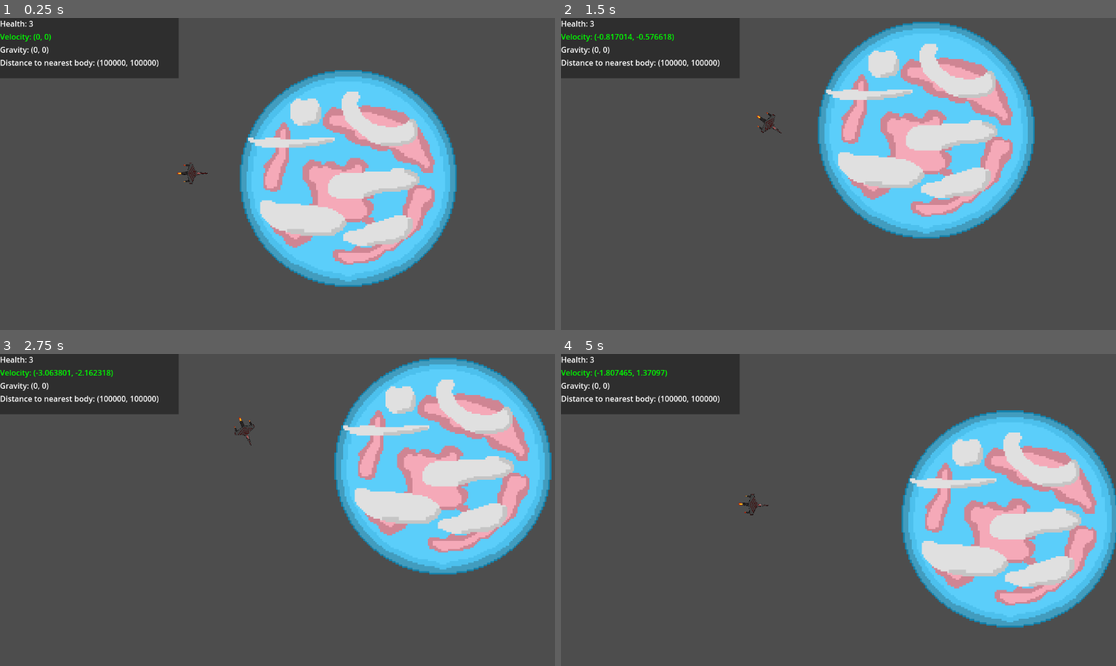
Above: before the commit, frames 1-4 (two rows, left to right).
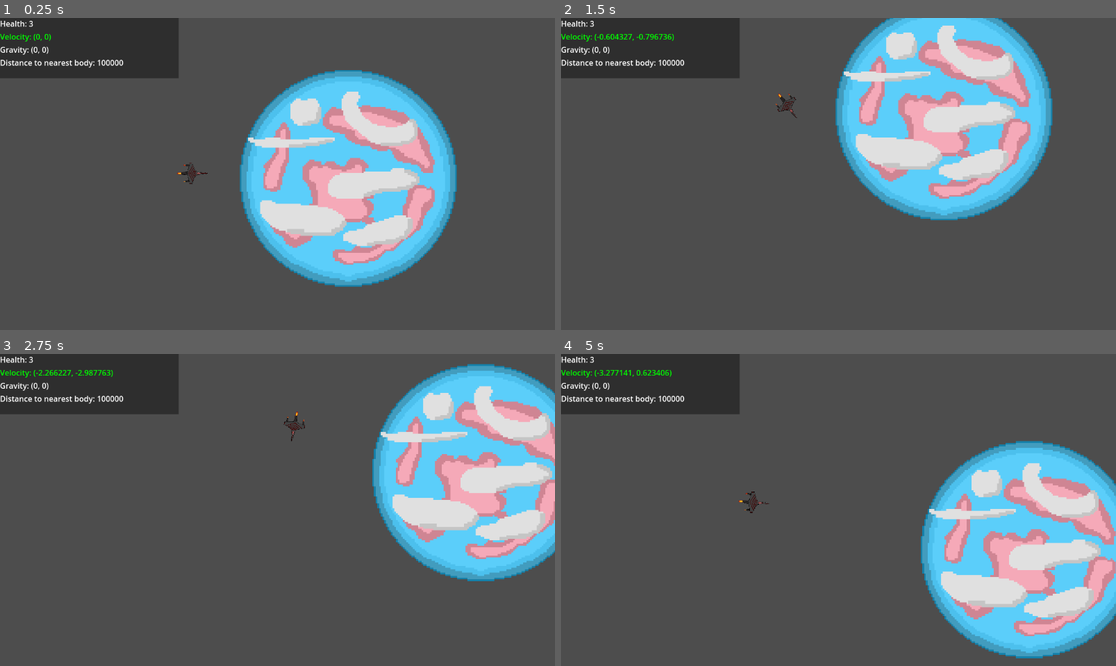
Above: after the commit, the same moments.

Repository: Lambda-Nabla/orbit-newton
Game: Godot game, scene res://scenes/player.tscn
The game is run twice, just before and just after one commit, with the same random seed, the same clock (stepped at 60 frames per second) and the same inputs.
Inputs (mouse positions are in pixels of both pictures, inside the frame that each line leads up to):
- Up to frame 1 (0.25 s): no input
- Up to frame 2 (1.5 s): tap Enter at 0.5 s; move the mouse to (960, 158) at 0.52 s; hold D (right) 0.53-1.28 s; click (960, 158) at 0.67 s; move the mouse to (727, 189) at 1.27 s; hold S (down) from 1.28 s (still down)
- Up to frame 3 (2.75 s): move the mouse to (333, 441) at 2.02 s; release S (down) at 2.03 s; hold D (right) from 2.03 s (still down)
- Up to frame 4 (5 s): move the mouse to (810, 572) at 2.77 s; release D (right) at 2.78 s; hold W (up) 2.78-3.53 s; click (810, 572) at 2.92 s; move the mouse to (1005, 556) at 3.52 s; hold A (left) from 3.53 s (still down); move the mouse to (672, 463) at 4.27 s

The runs differ from the first frame. In frame 1, 0.2% of the frame differs, in the area x 17-29%, y 13-16%; in frame 2, 21%; in frame 3, 20%; in frame 4, 22%, in the area x 6-100%, y 5-98%.

Commit message:
player distance formula nearest

Diff:
--- a/scenes/pressureminigame.tscn
+++ b/scenes/pressureminigame.tscn
@@ -1,6 +1,7 @@
-[gd_scene load_steps=4 format=3 uid="uid://dgkk0sh20sk3x"]
+[gd_scene load_steps=5 format=3 uid="uid://dgkk0sh20sk3x"]
 
-[ext_resource type="Script" path="res://scenes/pump.gd" id="1_l5ovf"]
+[ext_resource type="Script" path="res://scripts/pump.gd" id="1_l5ovf"]
+[ext_resource type="Texture2D" uid="uid://bcgujxecj5pgg" path="res://textures/pixil-frame-0.png" id="2_88pxl"]
 
 [sub_resource type="RectangleShape2D" id="RectangleShape2D_e1eyx"]
 size = Vector2(18.0198, 20)
@@ -16,7 +17,6 @@
 script = ExtResource("1_l5ovf")
 
 [node name="CollisionShape2D" type="CollisionShape2D" parent="pump"]
-scale = Vector2(1, 1)
 shape = SubResource("RectangleShape2D_e1eyx")
 
 [node name="handle" type="Sprite2D" parent="pump"]
@@ -26,3 +26,13 @@
 position = Vector2(0, 60)
 scale = Vector2(0.1, 5)
 texture = SubResource("PlaceholderTexture2D_xhctg")
+
+[node name="Pixil-frame-0" type="Sprite2D" parent="."]
+z_index = -1
+position = Vector2(499, 300)
+texture = ExtResource("2_88pxl")
+
+[node name="Camera2D" type="Camera2D" parent="."]
+position = Vector2(499, 284)
+scale = Vector2(1, -0.076)
+zoom = Vector2(1.155, 1.155)
--- a/scenes/wires_minigame.tscn
+++ b/scenes/wires_minigame.tscn
@@ -1,41 +1,72 @@
-[gd_scene load_steps=4 format=3 uid="uid://jmkfwhfgssgj"]
+[gd_scene load_steps=6 format=3 uid="uid://jmkfwhfgssgj"]
 
 [ext_resource type="Script" path="res://scripts/Wires.gd" id="1_eyc0o"]
 [ext_resource type="PackedScene" uid="uid://boh88wsgrof5b" path="res://scenes/inputs.tscn" id="2_yfhn5"]
 [ext_resource type="PackedScene" uid="uid://d1ehfalj8ney2" path="res://scenes/outputs.tscn" id="3_0ly4k"]
+[ext_resource type="Texture2D" uid="uid://bcgujxecj5pgg" path="res://textures/pixil-frame-0.png" id="4_f8e3r"]
+[ext_resource type="Texture2D" uid="uid://1aqa6ya0mfkm" path="res://textures/pixil-frame-0(3).png" id="5_dd8wn"]
 
 [node name="Wires Minigame" type="Node2D"]
 script = ExtResource("1_eyc0o")
 
 [node name="Inputs" parent="." instance=ExtResource("2_yfhn5")]
-position = Vector2(644, 87)
+position = Vector2(809, 111)
 
 [node name="Inputs2" parent="." instance=ExtResource("2_yfhn5")]
-position = Vector2(276, 84)
+position = Vector2(455, 111)
 color = 1
 
 [node name="Inputs3" parent="." instance=ExtResource("2_yfhn5")]
-position = Vector2(121, 89)
+position = Vector2(550, 111)
 color = 2
 
 [node name="Inputs4" parent="." instance=ExtResource("2_yfhn5")]
-position = Vector2(505, 84)
+position = Vector2(694, 111)
 color = 3
 
 [node name="Outputs" parent="." instance=ExtResource("3_0ly4k")]
-position = Vector2(171, 353)
+position = Vector2(455, 465)
 
 [node name="Outputs2" parent="." instance=ExtResource("3_0ly4k")]
-position = Vector2(256, 351)
+position = Vector2(572, 465)
 index = 1
 color = 1
 
 [node name="Outputs3" parent="." instance=ExtResource("3_0ly4k")]
-position = Vector2(343, 353)
+position = Vector2(691, 465)
 index = 2
 color = 2
 
 [node name="Outputs4" parent="." instance=ExtResource("3_0ly4k")]
-position = Vector2(450, 351)
+position = Vector2(809, 465)
 index = 3
 color = 3
+
+[node name="Pixil-frame-0" type="Sprite2D" parent="."]
+z_index = -2
+position = Vector2(499, 300)
+texture = ExtResource("4_f8e3r")
+
+[node name="Camera2D" type="Camera2D" parent="."]
+position = Vector2(499, 284)
+scale = Vector2(1, -0.076)
+zoom = Vector2(1.155, 1.155)
+
+[node name="Pixil-frame-0(3)" type="Sprite2D" parent="."]
+z_index = -1
+position = Vector2(637, 311)
+texture = ExtResource("5_dd8wn")
+
+[node name="Control" type="Control" parent="."]
+layout_mode = 3
+anchors_preset = 0
+offset_right = 40.0
+offset_bottom = 40.0
+
+[node name="Label" type="Label" parent="Control"]
+layout_mode = 0
+offset_right = 40.0
+offset_bottom = 23.0
+scale = Vector2(2.3738, 2.63981)
+theme_override_colors/font_color = Color(0, 0, 0, 1)
+text = "Connect the wires!!"
--- a/scripts/player.gd
+++ b/scripts/player.gd
@@ -3,7 +3,7 @@
 var speed = 5
 var velocity := Vector2.ZERO
 var rotation_direction = 0
-var rotation_speed = 50
+var rotation_speed = 75
 var health = 3
 var playerGravity = 0
 
@@ -15,18 +15,19 @@
 var planets = []
 
 func get_nearest_body():
-	var shortestDistance = Vector2(100000, 100000)
+	var shortestDistance = 100000.0
 	for body in planets:
-		var distance: Vector2 = body.position - self.position
+		var distance: float = self.position.distance_to(body.position)
 		if distance < shortestDistance:
 			shortestDistance = distance
+
 	return shortestDistance
 
 func _ready():
 	root  = get_tree().get_root().get_children()
 	objects = root[0].get_children()
 	for object in objects:
-		if object is RigidBody2D:
+		if object is RigidBody2D and object != self:
 			planets.append(object)
 
 func calculate_gravity_force(target, bodies) -> Vector2:
